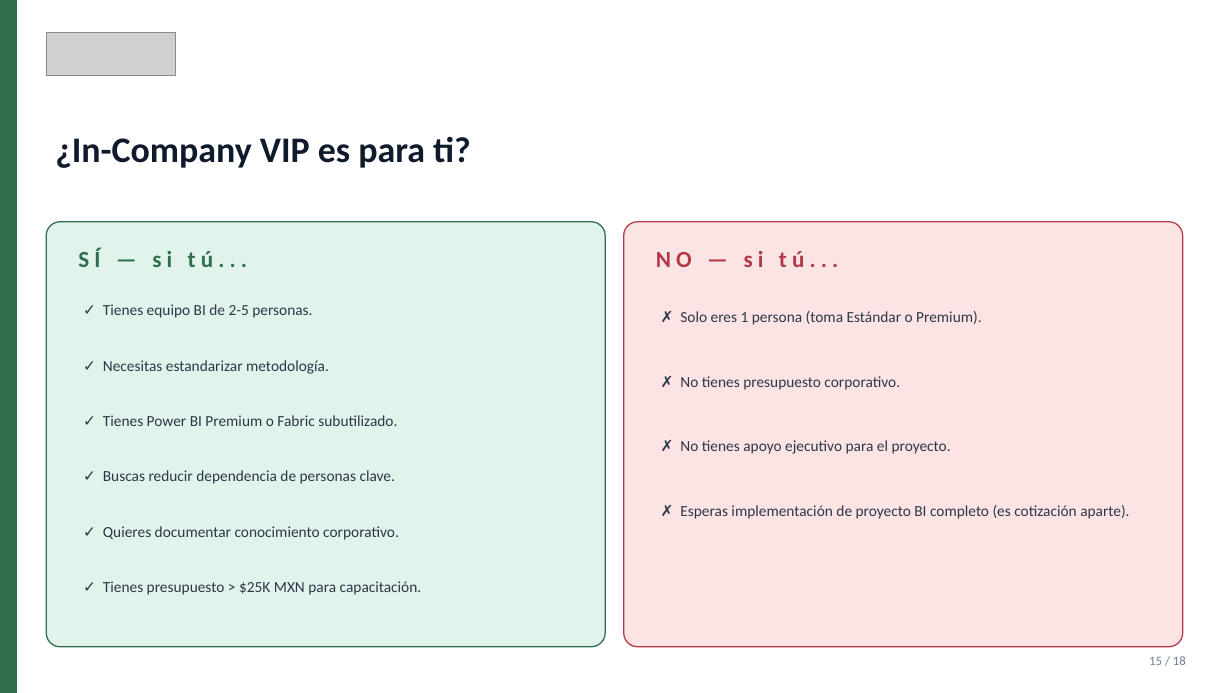
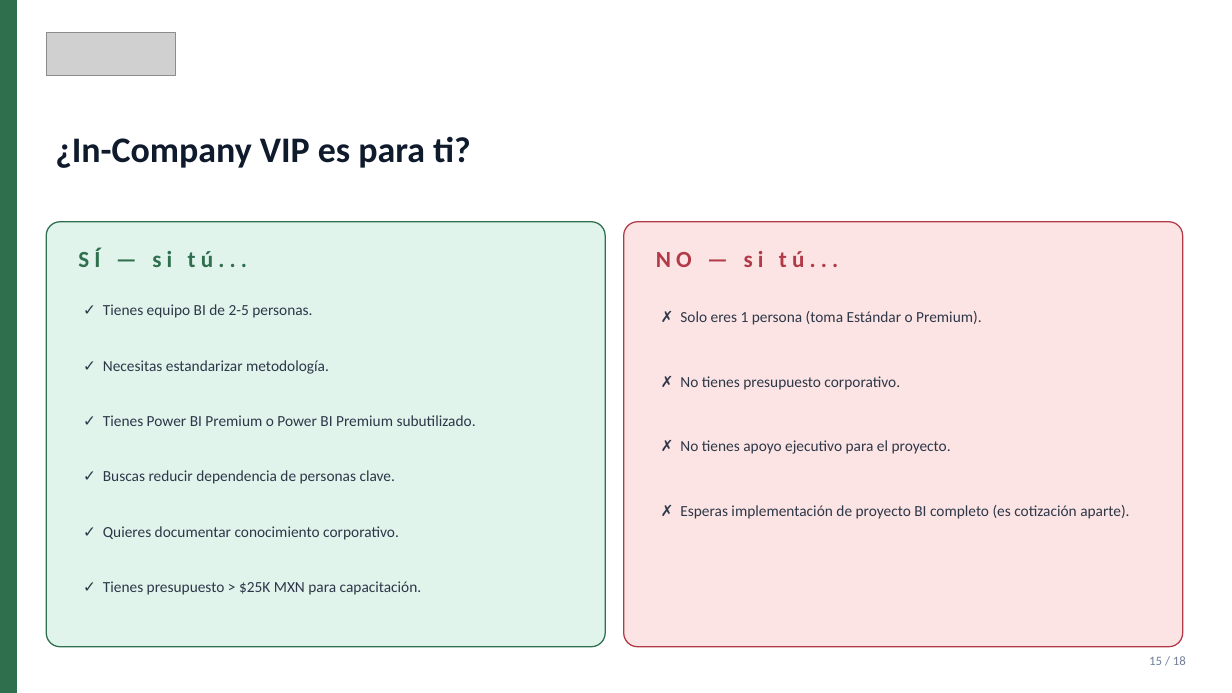
Before and after one commit to iKingRagnar/2BI, a slide deck: slide 15 of scorecard-General/PAGINA-2BI/academia/materiales/11_VIP_InCompany_Presentacion_Comercial.pptx. Drawn at 1232x693 pixels with LibreOffice and Linux fonts; fonts in the diff are those of the drawing; grey boxes stand for pictures. Boxes give left, top, right and bottom in pixels: in the first picture for what was removed or moved away, otherwise in the second. Text is boxed around its words. In the diff, an @@ line names an element or a change of style, - is before the commit and + after.

Commit message:
feat(academia): nueva seccion de cursos Power BI con 4 tiers + 12 materiales

```diff
--- a/scorecard-General/PAGINA-2BI/academia/materiales/11_VIP_InCompany_Presentacion_Comercial.pptx
+++ b/scorecard-General/PAGINA-2BI/academia/materiales/11_VIP_InCompany_Presentacion_Comercial.pptx
@@ text at (103, 415, 476, 426): text changed @@
-✓ Tienes Power BI Premium o Fabric subutilizado.
+✓ Tienes Power BI Premium o Power BI Premium subutilizado.
```
Also in this commit, not shown: 6 other slides changed, 28 other files.
